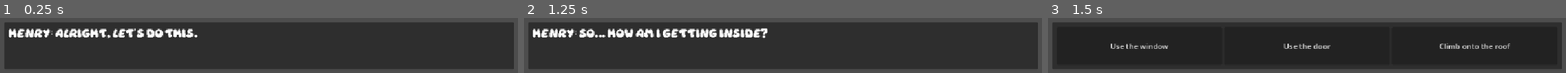
Above: before the commit, frames 1-3 (left to right).
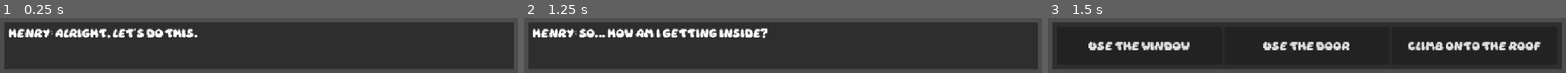
Above: after the commit, the same moments.

Repository: Juicy-J02/CYOA
Game: Godot game, scene res://Scenes/Main.tscn
The game is run twice, just before and just after one commit, with the same random seed, the same clock (stepped at 60 frames per second) and the same inputs.
Inputs (mouse positions are in pixels of both pictures, inside the frame that each line leads up to):
- Up to frame 1 (0.25 s): no input
- Up to frame 2 (1.25 s): tap Enter at 0.5 s; move the mouse to (outside the picture) at 0.52 s; click (outside the picture) at 0.67 s
- Up to frame 3 (1.5 s): tap Space at 1.25 s; move the mouse to (outside the picture) at 1.27 s; click (outside the picture) at 1.42 s

Frames 1-2 are identical in both runs. In frame 3, 7.7% of the frame differs, in the area x 7-96%, y 42-59%.

Commit message:
first update

Diff:
--- a/Scripts/ui.gd
+++ b/Scripts/ui.gd
@@ -22,7 +22,7 @@
 	for choice in choices:
 		var button = Button.new()
 		button.text = choice["text"]
-		button.theme = load("res://buttonTheme.tres")
+		button.theme = load("res://Themes/buttonTheme.tres")
 		button.size_flags_horizontal = Control.SIZE_EXPAND_FILL
 		choice_buttons.add_child(button)
 		button.pressed.connect(StoryManager.choice_selected.bind(choice["next"]))
